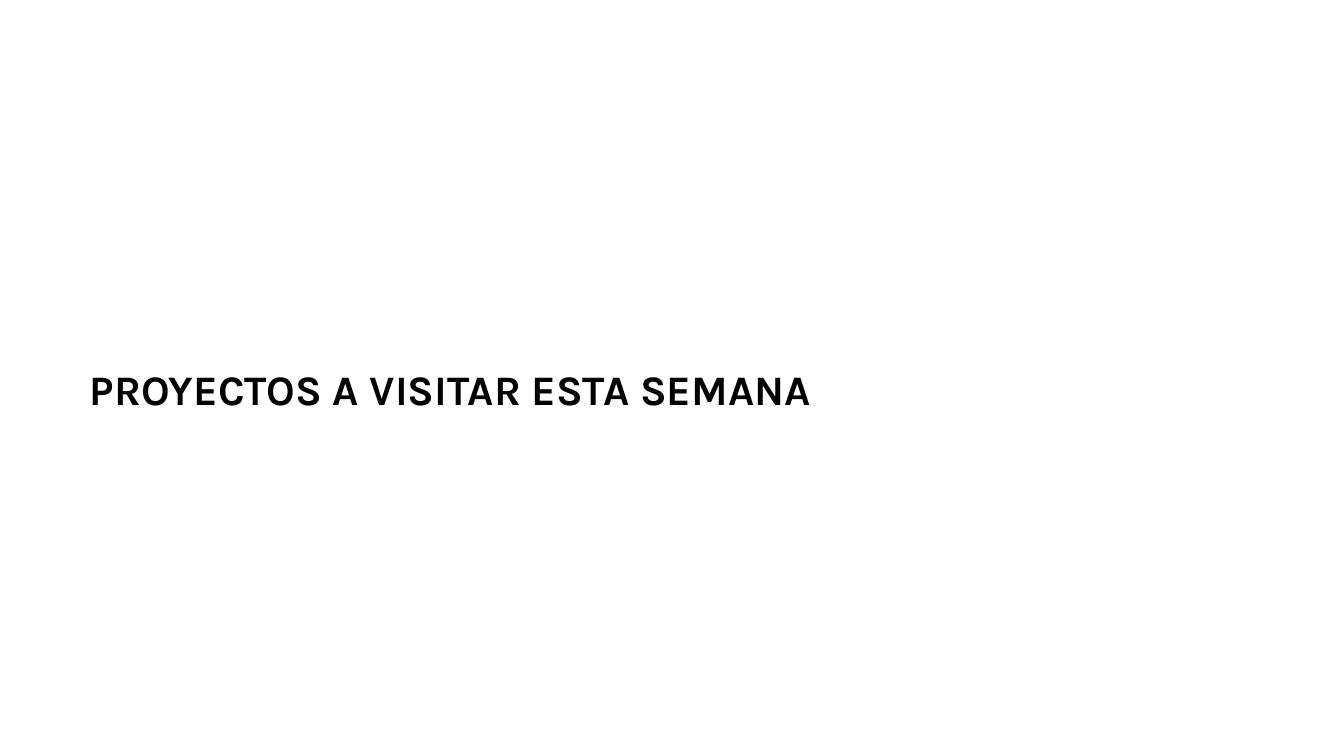
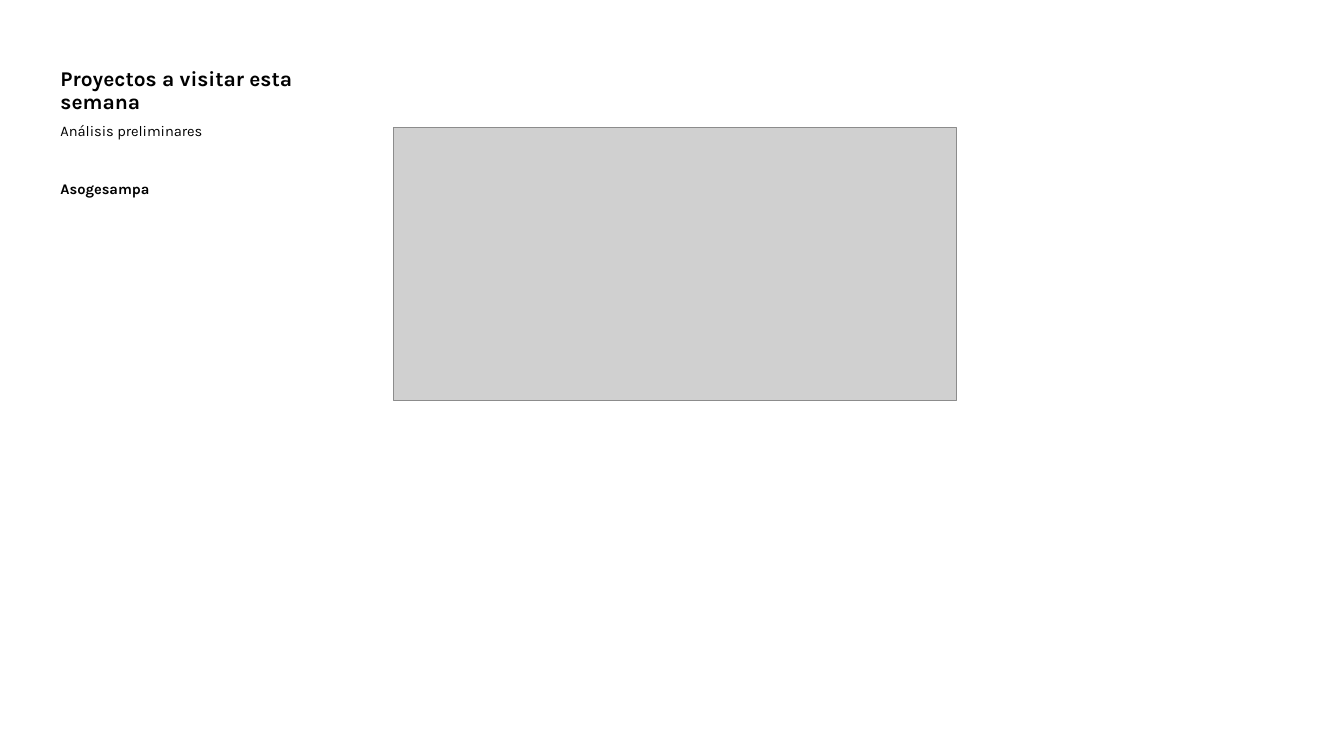
Before and after one commit to edalfon/ptfr, a slide deck: slide 54 of slides/slides.pptx (slide 49 before the commit). Drawn at 1344x756 pixels with LibreOffice and Linux fonts; fonts in the diff are those of the drawing; grey boxes stand for pictures. Boxes give left, top, right and bottom in pixels: in the first picture for what was removed or moved away, otherwise in the second. Text is boxed around its words. In the diff, an @@ line names an element or a change of style, - is before the commit and + after.

```diff
--- a/slides/slides.pptx
+++ b/slides/slides.pptx
@@ title "Proyectos a visitar esta semana" at (x1=60, y1=71, x2=292, y2=110): vertical alignment top to bottom @@
@@ title at (x1=60, y1=71, x2=292, y2=110): text changed; size 30 to 15 pt @@
-PROYECTOS A VISITAR ESTA SEMANA
+Proyectos a visitar esta semana
@@ text added at (x1=60, y1=125, x2=202, y2=198), 10.5 pt, text #000000 @@
+Análisis preliminares
+Asogesampa
@@ picture added at (x1=393, y1=127, x2=956, y2=400) @@
```
Also in this commit, not shown: 47 other slides changed, 14 slides added, 10 slides removed, 10 other files.
